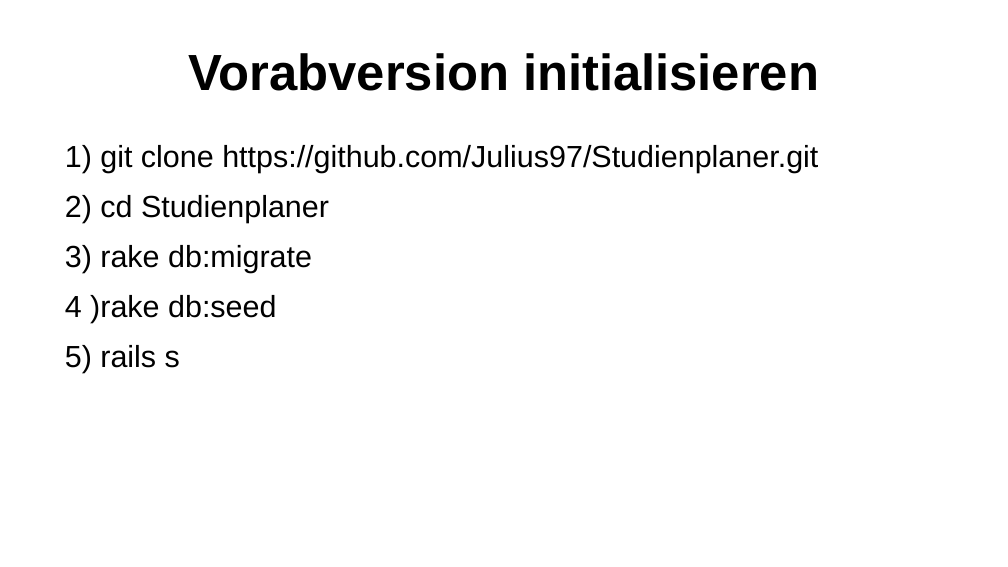
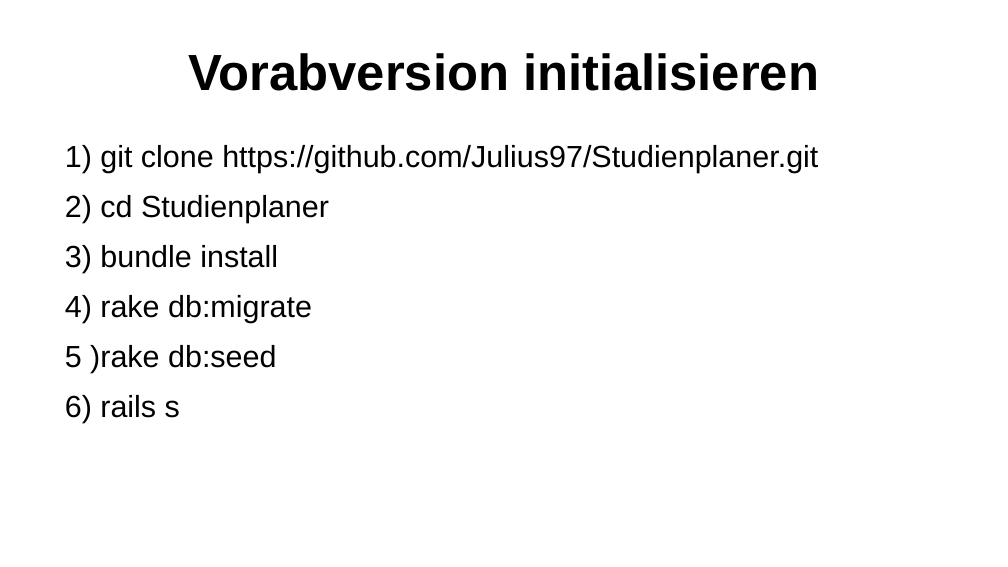
Before and after one commit to Julius97/Studienplaner, a slide deck: slide 6 of Präsentation/Rails.odp. Drawn at 1008x567 pixels with LibreOffice and Linux fonts; fonts in the diff are those of the drawing. Boxes give left, top, right and bottom in pixels: in the first picture for what was removed or moved away, otherwise in the second. Text is boxed around its words. In the diff, an @@ line names an element or a change of style, - is before the commit and + after.

```diff
--- a/Präsentation/Rails.odp
+++ b/Präsentation/Rails.odp
@@ text at bbox=[65, 245, 312, 423]: text changed @@
-3) rake db:migrate
-4 )rake db:seed
-5) rails s
+3) bundle install
+4) rake db:migrate
+5 )rake db:seed
+6) rails s
```
Also in this commit, not shown: 1 other slide changed, 3 other files.
